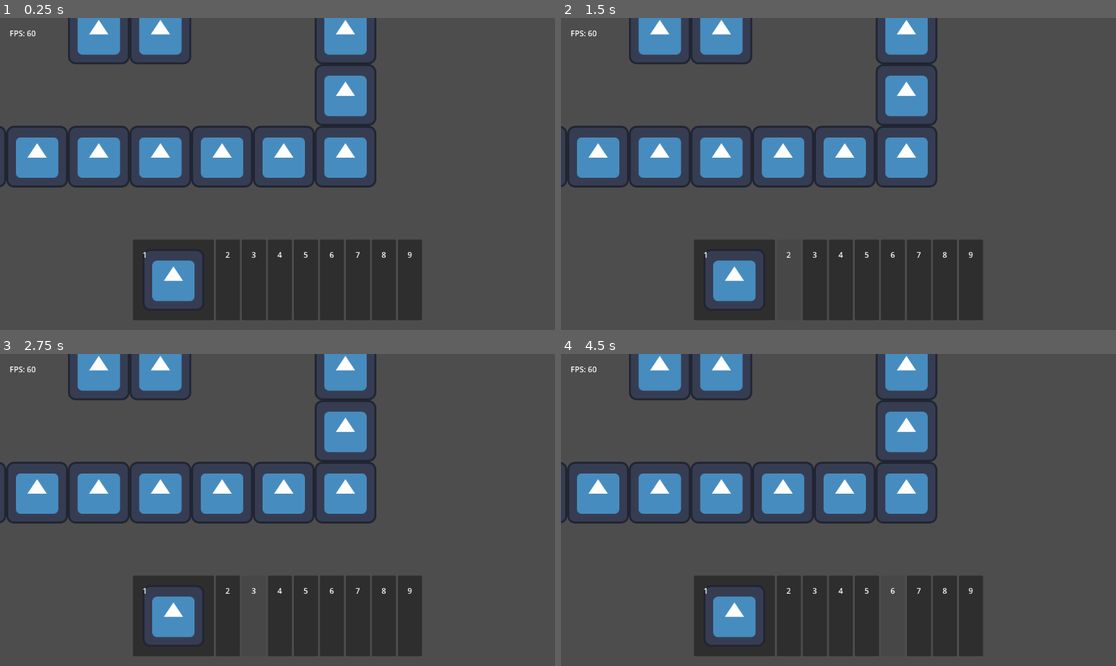
Above: before the commit, frames 1-4 (two rows, left to right).
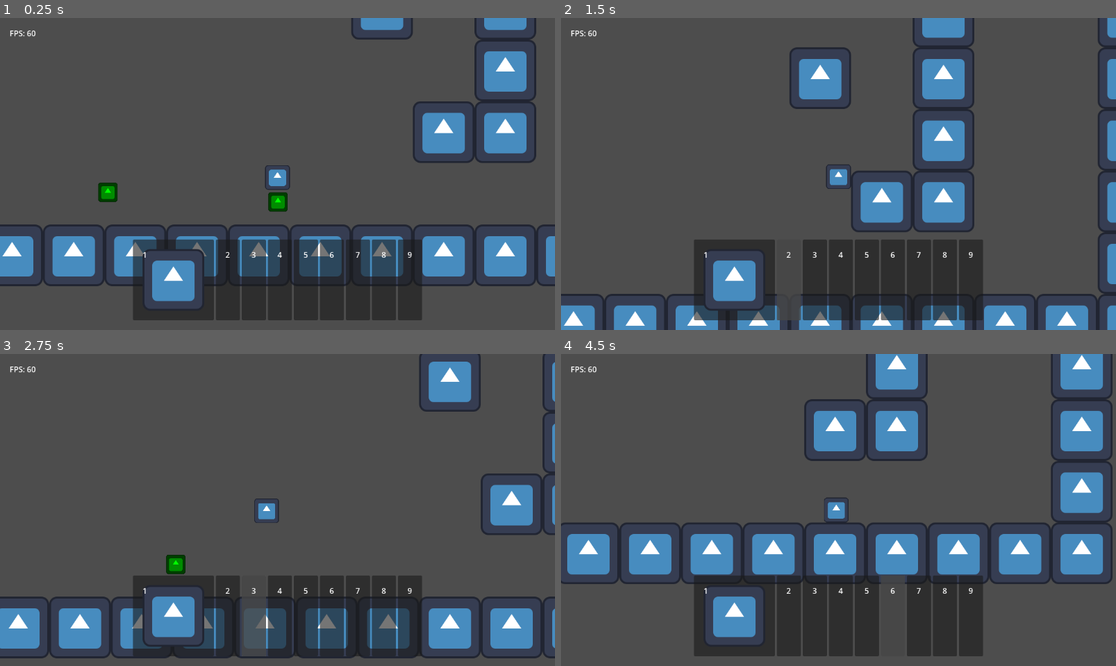
Above: after the commit, the same moments.

Repository: TheHumanMRP/RPG-Life-Tracker
Game: Godot game, scene res://Folders/Systems/Main/Scenes/main_scene.tscn
Two runs of this game, one before a commit and one after it. Both use one fixed random seed, a clock stepped at 60 frames per second and the inputs below. The engine's default icon, where the game draws it, is replaced by a stand-in: a white triangle on a blue panel in a dark square.
Inputs (mouse positions are in pixels of both pictures, inside the frame that each line leads up to):
- Up to frame 1 (0.25 s): no input
- Up to frame 2 (1.5 s): move the mouse to (733, 280) at 0.52 s; hold D (move_right) from 0.53 s (still down); tap Space (jump) at 0.6, 0.77, 1.07 s; click (733, 280) at 0.67 s; move the mouse to (788, 280) at 1.27 s; tap I (add_test_sword) at 1.35 s; click (788, 280) at 1.42 s
- Up to frame 3 (2.75 s): tap Space (jump) at 1.52, 1.55, 1.82, 2.1 s; move the mouse to (255, 616) at 2.02 s; release D (move_right) at 2.03 s; hold A (move_left) from 2.03 s (still down); click (255, 616) at 2.17 s
- Up to frame 4 (4.5 s): move the mouse to (838, 616) at 2.77 s; release A (move_left) at 2.78 s; hold D (move_right) 2.78-4.28 s; tap I (add_test_sword) at 2.85, 4.35 s; click (838, 616) at 2.92 s; tap Space (jump) at 3.02, 3.05, 3.32, 3.6, 3.77, 4.07 s; move the mouse to (866, 616) at 3.52 s; click (866, 616) at 3.67 s; move the mouse to (894, 616) at 4.27 s; hold A (move_left) from 4.28 s (still down); click (894, 616) at 4.42 s

The runs differ from the first frame. In frame 1, 27% of the frame differs, in the area x 0-100%, y 0-86%; in frame 2, 26%; in frame 3, 24%; in frame 4, 27%, in the area x 0-100%, y 0-74%.
Error before the commit: Parse Error: Could not parse global class "MovementComponent" from "res://Folders/Components/movement_component.gd". (res://Folders/Systems/Player/player.gd:17)
Error after the commit: Invalid call. Nonexistent function 'get_inventory' in base 'Node (global.gd)'. (res://Folders/Systems/Inventory_System/Scripts/hotbar_logic.gd:61)

Commit message:
Auto commit at 2026-07-12 11:57:13

Diff:
--- a/Folders/Components/movement_component.gd
+++ b/Folders/Components/movement_component.gd
@@ -82,13 +82,12 @@
 			velocity.x = wall_dir * wall_jump_force
 
 		if not air_jumped:
+			velocity.y = - jump_force
 
-		velocity.y = - jump_force
+		if not is_on_floor and not is_on_wall:
+			air_jumped = true
 
 		jumped = true
-
-		if not is_on_floor:
-			air_jumped = true
 
 	# Decelerate when no input
 	if direction == 0:
